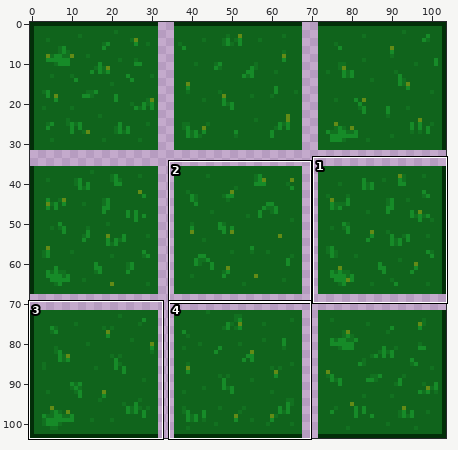
File history of a sprite sheet, project/celestia/assets/celestia/textures/terrain/grass_cover.png. Above, an overview of the earlier version with the close-up marked.
Close-up. The starting point:
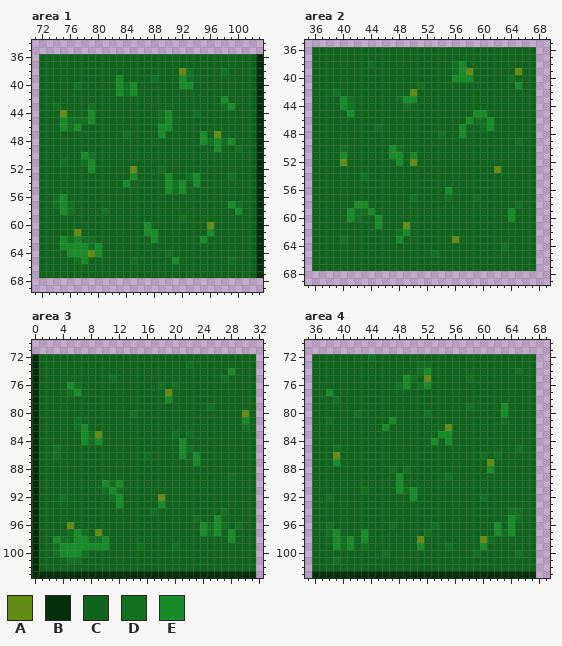
The file is 104x104 pixels. Shown: area 1: x 71..103, y 34..69; area 2: x 35..69, y 35..69; area 3: x 0..32, y 70..103; area 4: x 35..69, y 70..103. The commit also changed other parts of the picture, which this record leaves out.
Palette (. is transparent): A #638b16  B #032f09  C #10641c  D #127120  E #168b28
Pixels before, area 1, first column x 72:
36 CCCCCCCCCCCCCCCCCCCCCCCCCCCCCCCB
37 CCCCCCCCCCCCCCCCCCCCCCCCCCCCCCCB
38 CCCCCCCCCCCCCCCCCCCCADCCCCDCCCCB
39 CCCCCCCCCCCECCCCDCCCEDCCCCCCCCCB
40 CCCCCDCCCCCEDECCCCCCEECCCCCCCCCB
41 CCCCCCCCCCCEDECCCCCCCCCCCCCCCCCB
42 CCCCCCCCCCCCCCCCCCCCCCCCCCECCCCB
43 CCDCCCCDCCCCCCCCCCCCCCCCCCDECCCB
44 CCCACCCECCCCCCCCCDECCCDCCCCCCCCB
45 CCCEDDDECCCCCCCCCDECCCCCCCCCCCCB
46 CCCEDECCCCCCCCCCCEECCCCCCCCCCCCB
47 CCCCCCCCCCCCDCCCCECCCCCECACCCCCB
48 CCCCCCCCCCCCCCCCCCCCCCCEDEDECCCB
49 CCCCCCCCCCCCCCCCCCCCCCCCCECCDCCB
50 CCCCCCEDCCCCCCCCCCCCCCCCCCCCCCCB
51 CCCDCCDECCCCCCCCCCCCCCCCCCCCCCCB
52 CCCCCCCECCCCCACCCDCCCCCCCCCCCCCB
53 CCCCCCCCCCCCCECCCCECCDECCCCDCCCB
54 CCCCCCCCCCCCECCCCCEDECECCCCCCCCB
55 CCCCCCCCCCCCCCCCCCEDECCCCCCCCCCB
56 CCDECCCCCCCCCCCCCCCCCCCCCCCCCCCB
57 CCDEDCCCCCCCCCCCCCCCCCCCCCCEDCCB
58 CCCEDCCCCDCCCCCCCCCCCCCCCCCCECCB
59 CCCCCCCCCCCCCCCCCCCCDCCCCCCCCCCB
60 CCCCCCCCCCCCCCCECCCCCCCCACCCCCCB
61 CCCCCACCCCCCCCCEECCCCCCCECCCCCCB
62 CCCEDEDDCCCCCCCCECCCCCCECCCCCCCB
63 CCCEEEEDECCCCCCCCCCCCCCCCCCCCCCB
64 CCCCEEEAECCCCCCCCCDCCCCCCCCCCCCB
65 CCCCCDECCCCCCDCCCCCECCCCCCCDCCCB
66 CCCCCCCCCCCCCCCCCCCCCCCCCCCCCCCB
67 CCCCCCCCCCCCCCCCCCCCCCCCCCCCCCCB
Pixels before, area 2, first column x 36:
36 CCCCCCCCCCCCCCCCCCCCCCCCCCCCCCCC
37 CCCCCCCCCCCCCCCCCCCCCCCCCCCCCCCC
38 CCCCCCCCDCCCCCCCCCCCDECCCCCCCCCC
39 CCCCCCCCCCCCCCCCCCCCDEACCCCCCACC
40 CCCCCCCCCCCCCCCCCCCCEEECCCCCDCCC
41 CCCCCCCCCCCCCCCDCCCCCCCCCCCCCECC
42 CCCDCCCCCCCCCCACCCCCCCCCCCCCCCCC
43 CCCCEDCCCCCCDEECCCCCCCCCCCCCCCCC
44 CCCCEDCCCCCCCDCCCCCCCCCCCCCCCCCC
45 CCCCCECCCCCCCCCCCCCCCCCEECCCCCCC
46 CCCCCCCCCCCCCCCCCCCCCCEDDECCCCCC
47 CCCCCCCCCDCCCCCCCCCCCECCDECCCCCC
48 CCCCCCCCCCCCCCCCCCDCCECCCCCCCCCC
49 CCCCCCCCCCCCCCCCCCCCCCCCCCCCCDCC
50 CCCCDCCCCCCEDCCCCCCCCCCCCCCCCCCC
51 CCCCECCCCCCEECECCCCCCCCCCCCCCCCC
52 CCCCACCCCCCCECACCCCCCCCCCCCCCCCC
53 CCCCCCCCCCCCCCCCCCCCCCCCCCACCCCC
54 CCCCCCCDCCCCCCCCCCCCCCCCCCCCCCCC
55 CCCCCCCCCCCCCCCCCCCCCCCCCCCCCCCC
56 CCCCCCCCCCCCCCCCCCCECCCCCCCCCCCC
57 CCCCCCCCCCCCCCDCCCCDCCCDCCCCCCCC
58 CCCCCCEECCCCCCCCCCCCCCCCCCCCCDCC
59 CCCCCEDDECCCCCCCCCCCCCCCCCCCECCC
60 CCCCCEDCCECCCCCCCCCCCCCCCCCCECCC
61 CCCCCCCCCECCCACCCCCCCCCCCCCCCCCC
62 CCCCCCCCCCCCDECCCCCCCCCCCCCCCCCC
63 CCCCDCCCCCCCECCCCCCCACCCCCCCCCCC
64 CCCCCCCCCCCCCCCCCCCCCCCCCCCDCCCC
65 CCCCCCCCCCCCCCCCCDCCCCCCCCCCCCCC
66 CCCCCCCCCCCCCCCCCCCCCCCCCCCCCCCC
67 CCCCCCCCCCCCCCCCCCCCCCCCCCCCCCCC
Pixels before, area 3, first column x 0:
 72 BCCCCCCCCCCCCCCCCCCCCCCCCCCCCCCC
 73 BCCCCCCCCCCCCCCCCCCCCCDCCCCCCCCC
 74 BCCCCCCCCCCCCCCCCCCCCCCCCCCCECCC
 75 BCCCCCCCCCCDCCCCCCCCCCCCCCCDCCCC
 76 BCCCCEDCCCCCCCCCCCDCDCCCCCCCCCCC
 77 BCCCCDECCCCCCCCCCCCACCCCCCCCCCCC
 78 BCCCCCCCCCCCCCCCCCCECCCCCCCCCCCC
 79 BCCCCCCCCCCCCCCCCCCCCCCCCDCCCCCC
 80 BCCCCCCCCCCCCCDCCCCCCCCCCCCCCCAC
 81 BCCCCCDCCCCCCCCCCCCCCCCCCCCCCCEC
 82 BCCCCCDECCCCCCCCCCCCCCCCCCCCCCDC
 83 BCCCCCCEDACCCCCCCCCCDCDCCCCCCCCC
 84 BCCCCCCEDECCCCCCCCCCCECCCCCCCCCC
 85 BCCDCCCCCCCCCCCCCCCCCEDCCCCCCCCC
 86 BCCDCCCCCCCCCCCCDCCCCECECCCCCCCC
 87 BCCCCCCCCCCCCCCCCCCCCCCECCCCCCCC
 88 BCCCCCCCCCCCCCCCCCCCCCCCCCCCCCCC
 89 BCCCCCCCCCCCCCCCCCCCCCCCCCCCDCCC
 90 BCCCCCCCCCEDECCCCCCCCCCCCCCCCCCC
 91 BCCCCCCCCCDEDCCCCCCCCCCCCCCCCCCC
 92 BCCCDCCCCCCDECCCCCACCCCCCCCCCCCC
 93 BCCCCCCCCCCCECCCCCECCCCCCCCCCCCC
 94 BCCCCCCCCCCCCCCCCDCCCCCCCCCDCCCC
 95 BCCCCCCCCCCCCCCCCCCCCCCDCCECCCCC
 96 BCCCCACCCCCCCCCCCCCCCCCCEDEDCDCC
 97 BCCCCDEDCACCCCCCCCCCCCCCEDECECCC
 98 BCCEDDEEDDECCCCCCCCCCCCCCCCCECCC
 99 BCCDEEEEEEECCCCDCCCCDCCCCCCCCCCC
100 BCCDEEEDCCCCCCCCCCCCCCCCCCCCCCCC
101 BCCCCDDCCCCCCCCCCCCCCCCCCCCCCCCC
102 BCCCCCCCCCCCCCCCCCCCCCCCCCCCCCCC
103 BBBBBBBBBBBBBBBBBBBBBBBBBBBBBBBB
Pixels before, area 4, first column x 36:
 72 CCCCCCCCDCCCCCCCCCCCCCCCCCCCCCCC
 73 CCCCCCCCCCCCCCCDDCCCCCCCCCCCCCCC
 74 CCCCCCCCCCCCCCCDECCCCCCCCCCCCDCC
 75 CCCCCCCCCCCCCEDCACCCCCDCCCCCCCCC
 76 CCCCCCCCCCCCDECDECCCCCCCCCCCCCCC
 77 CCECCCCCCCCCCCCCCCCCCCCCCCCCCCCC
 78 CCCDCCCCCCCCCCCCCCCCCCCCCCCCCCCC
 79 CCCCCCCCCCCCCCCCCCCCCCDCCCCECCCC
 80 CCCCCCDCCCCCCCCCDCCCCCCCCCCECCCC
 81 CCDCCCCCCCCECCCCCCCCCCCCCCCDCCCC
 82 CCCCCCCCCCECCCCCCCCACCCCCCCCCCCC
 83 CCCCCCCCCCCCCCCCCCEECCCCCCCCCCCC
 84 CCCCCCCCCCCCCCCCCECECCCCCCCCCCCC
 85 CCCDCCCCCCCCCCCCCCCCCCCCCCCCCDCC
 86 CCCACCCCCCCCCCCCCCCCCCCCDCDCCCCC
 87 CCCECCCCCCCCCCCCCCCCCCCCCACCCCCC
 88 CCCCCCCCCCCDCDCCCCCCCCCCCECCCCCC
 89 CCCCCCCCCCCCECCCCCCDCCCCCCCCCCCC
 90 CCCCCCCCCCCCECCCCCCCCCCCCCCCCCCC
 91 CCCCCCCDCCCCEDECCCCCCCCCCCCCCCCC
 92 CCDCCCCCCCCCCCECCCCCCCCCDCCCCCCC
 93 CCCCCCCCCCCCCCCCCCCCCCCCCCCCCCCC
 94 CCCCCCCCCCCCCCCCCCCCCCCCCCCCDDCC
 95 CCCCCCCCCCCCCCCCCCCCCCCCCCCCEDCC
 96 CCDCCCCCCCCDCCCCCDCCCCCCCCECECCC
 97 CCDECCCECCCCCCCCDCCCCCCCCCEDECCC
 98 CCCEDECECCCCCCCACCCCCCCCADCCCCCC
 99 CCCEDECDCCCCCCCECCCDCCCCECCCCCCC
100 CCCCCCCCCCDCCCCCCCCCCCCDCCCCCDCC
101 CCCDCCCCCCCCCCCCCCCCCCCCCCCCCCCC
102 CCCCCCCCCCCCCCCCCCCCCCCCCCCCCCCC
103 BBBBBBBBBBBBBBBBBBBBBBBBBBBBBBBB
The same view after the edit:
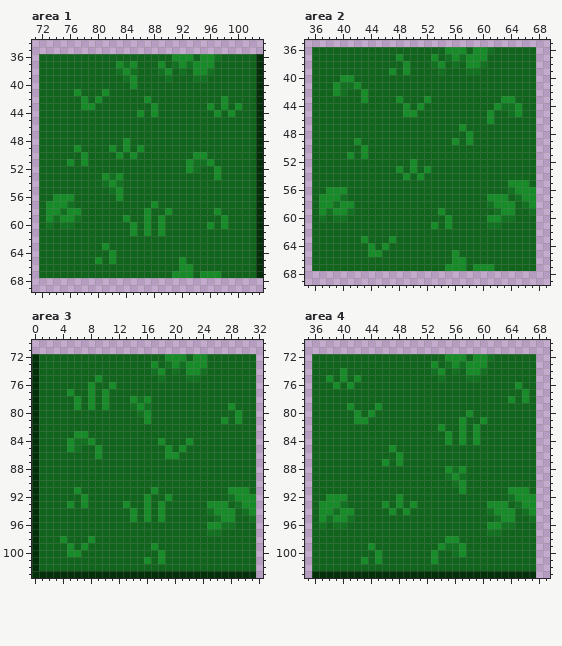
From old to new:
Changed rows in their new state; - is an unchanged pixel.
Area 1:
first column x 73:
36 ------------------EEE-EED---
37 ----------EDE---E-DEDEEE----
38 ----------DED---DE-DCEED-C--
39 ----------CDE--C-D-CCDD-----
40 ----C-----CC-------CC-------
41 ----E---E-CCC---------------
42 -----E-E------E-------------
43 -C---EE--------E-------E-ECE
44 --C---C------E-ECC---C--E-E-
45 --CCCCC---------CC----------
46 --CCC-----------CC----------
47 -----------C----C-----C-C---
48 -----------E----------CCCCC-
49 ----E----E-E-E----------C--C
50 ------C---E-E--------EE-----
51 --CE-EC-------------EDDE----
52 ------C-----C---C---ED--E---
53 --------EDE-C----C--CC--E-C-
54 --------DEDC-----CCC-C------
55 ---------DE------CCC--------
56 -E-E------E-----------------
57 EE-------------E----------CC
58 EEDEE---C-----E--E------E--C
59 EDEED------E--E-E--C-----E--
60 D-DD--------E---E------E-E--
61 ----C-------E--CE------C----
62 --CCCCC--------C------C-----
63 --CCCCCCE-------------------
64 ---CCCCC-E-------C----------
65 ----CC-E-E--C-----CE------C-
66 -------------------EE-------
67 ------------------EEE-EEE---
Area 2:
first column x 37:
36 ------------------EEE-EED------
37 -----------E----E-DEDEEE-------
38 -------C----E---DE--CEED-------
39 ----------E-E----D-CCDD-----C--
40 ---EE--------------CCC-----C---
41 --EDDE--------C-------------C--
42 --ED--E------C-----------------
43 ---CC-E----ECC-E----------EE---
44 ---CC-------E-E----------EDDE--
45 ----C-------EE--------CCE--DE--
46 ---------------------CCC-------
47 --------C--------------CC------
48 -----------------C--CE---------
49 -----E-------------E-E------C--
50 ---C--E---CC-------------------
51 ---CE-E---CC-C-----------------
52 ---C-------C-E-----------------
53 -----------E-E-E---------C-----
54 ------C-----E-E----------------
55 ---------------------------EEE-
56 -EEE--------------C--------DEEE
57 EEED---------C----C---C-EEE-DEE
58 EEDEECC-----------------DEEECDE
59 EDEEDCCC---------E-------DE---D
60 D-DDCC--C---------E-----EEDD---
61 --------C---C---E-E-----DD-----
62 -----------CC------------------
63 ---C--E---EC-------C-----------
64 -------E-E----------------C----
65 -------EE-------C--E-----------
66 -------------------EE----------
67 ------------------EEE-EEE------
Area 3:
first column x 3:
 72 ----------------EEE-EE-------
 73 --------------E-DEDEEE-------
 74 --------------DE-D-EED---C---
 75 ------E-C------D---DD---C----
 76 --CC-E--E------C-C-----------
 77 --EC-E-E--------C------------
 78 ---E-E-E---EDE--C------------
 79 ---E-E-E---DED--------C--E---
 80 -----------CDE------------EC-
 81 ---C---------E----------E-EC-
 82 ---CC----------------------C-
 83 ---E-CC----------C-C---------
 84 --EDDEC--------E--CE---------
 85 C-ED--E---------E--C---------
 86 C-----E------C--EEC-C--------
 87 --------------------C--------
 89 -------------------------C---
 90 -------CCC-------------------
 91 ---E---CCC----E----------EEE-
 92 -C--E---CC---E-CE--------DEEE
 93 --E-E----CE--E--------EEE-DEE
 94 -----------E-ECE------DEEE-DE
 95 -----------E-E-E----C--DEE--D
 96 --C------------------CE--DC--
 97 --CCC-C--------------C-D-C---
 98 CECCCECC-----------------C---
 99 CC-C-CCC----C-E--C-----------
100 CC--C----------E-------------
101 --CC---------E-E-------------
Area 4:
first column x 37:
 72 -------C----------EEE-EED------
 73 --------------CCE-DEDEEE-------
 74 ---E----------CCDE-D-EED----C--
 75 -E-E-E------CC-C-D----D--------
 76 --E-E------CC-CC------------E--
 77 -C---------------------------E-
 78 --C------------------------E-E-
 79 ----E---E------------C----C----
 80 -----E-E-------C-----E----C----
 81 -C---EE---C---------E--E--C----
 82 ---------C-------EC-E-E--------
 83 -----------------C--E-E--------
 84 ----------------C---E-E--------
 85 --C-------E-----------------C--
 86 --C--------E-----------C-C-----
 87 --C------E-E------------C------
 88 ----------C-C-----EDE---C------
 89 -----------C-------ED----------
 90 -----------C-------DE----------
 91 ------C----CCC------E------EEE-
 92 -EEE-------E-C---------C---DEEE
 93 EEED-----E-E-E----------EEE-DEE
 94 EEDEE-----E-E-----------DEEECDE
 95 EDEED--------------------DE-C-D
 96 DCDD------C-----C-------E-DD---
 97 -CC---C--------C--------DDCC---
 98 --CCC-C-------C---EE---CC------
 99 --CCC-CE------C--E-DE--C-------
100 --------EC------E--DE-C-----C--
101 --C---E-E-------E--------------
Boxes around the changes in both close-ups, in picture pixels (x1, y1, x2, y2):
changed: (46, 54, 242, 278)
changed: (319, 47, 536, 271)
changed: (53, 354, 256, 564)
changed: (319, 354, 536, 564)
